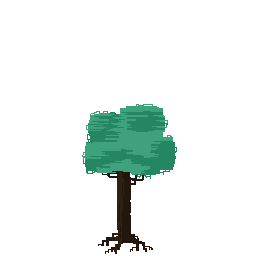
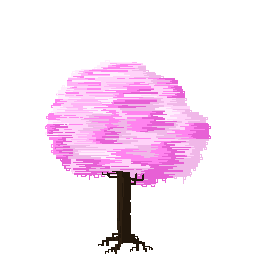
Before/after of a (256, 256) layered artwork. What changed in the layer stack:
renamed "blue_berry_tree" to "tree", painted on it over [45, 60, 211, 187]
